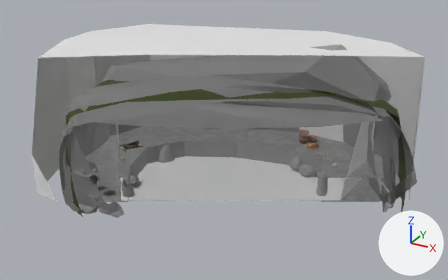
An edit to the glTF model models/Dolmen2.gltf, drawn before and after from the same camera.
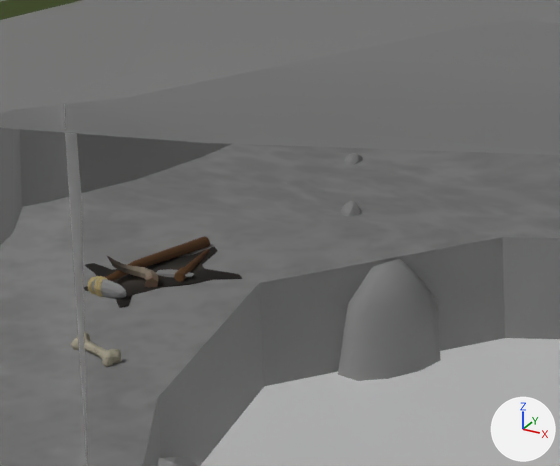
Each version is shown whole from a camera (50 mm lens) standing at (-20.87, -34.13, 11.34) and looking at (-31.35, -15.08, 1.81), then close up on the part from 24% to 43% of the width and 37% to 63% of the height. Arrows for +X, +Y and +Z are at lower right; the lights stay in place. Everything nearer to the camera than a plane just in front of the edit is cut away. Where no turn or scale is listed for an object, it has been applied to the vertices.

The first close-up shows 'Bone.005', 'Box.002', 'Dolm plane ', 'Hide', 'Stone2.008', 'dolm2'.
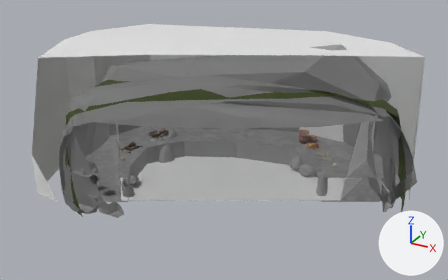
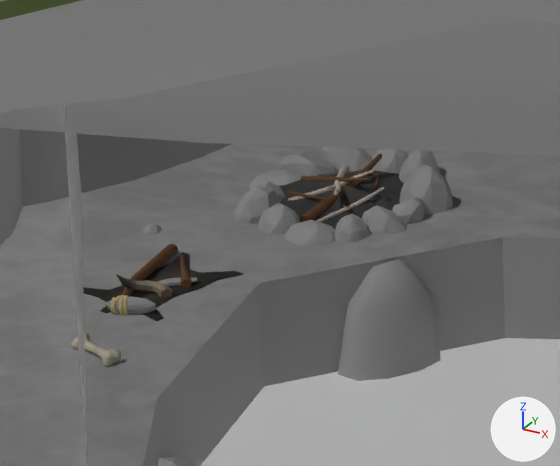
Boxes [x1, y1, x2, y2] around the edits, measured in the close-ups (560 x 466 px):
'Fireplace stones.002', added: after [233, 147, 453, 246]
'Hide', moved, turned: before [84, 236, 242, 308]; after [83, 244, 243, 321]
'Fireplace ashpile.002', added (black): after [279, 170, 404, 229]
'Fireplace branch.010', added (brown): after [300, 154, 382, 222]
'Stone2.008', moved: before [344, 153, 363, 164]; after [143, 223, 162, 235]
'Fireplace branch.011', added: after [301, 176, 371, 182]
'Fireplace branchBirch.008', added: after [317, 187, 384, 222]
'Fireplace branchBirch.006', added: after [288, 170, 374, 200]
'Fireplace branchBirch.007', added: after [325, 164, 350, 195]
'Fireplace branch.013', added: after [287, 190, 326, 200]
'Fireplace branch.012', added: after [374, 173, 380, 190]

The change, as a diff of the scene's bpy script:
```diff
--- a/models/Dolmen2.gltf.py
+++ b/models/Dolmen2.gltf.py
@@ ob_stone2_008 @@
 ob_stone2_008 = bpy.data.objects.new('Stone2.008', me_icosphere_058)
-ob_stone2_008.location = (-35.297, -13.575, 0.919)
+ob_stone2_008.location = (-35.769, -15.198, 0.919)
@@ ob_hide @@
 ob_hide = bpy.data.objects.new('Hide', me_plane_036)
-ob_hide.location = (-35.321, -15.786, 0.949)
-ob_hide.rotation_euler = (3.142, 0.0, -0.616)  # degrees (180, 0, -35)
+ob_hide.location = (-35.2, -15.924, 0.949)
+ob_hide.rotation_euler = (3.142, 0.0, -0.169)  # degrees (180, 0, -9.7)
 ob_hide.scale = (0.509, 0.509, 0.509)
@@ ob_fireplace_branchbirch_008 @@
+ob_fireplace_branchbirch_008 = bpy.data.objects.new('Fireplace branchBirch.008', me_cylinder_090)  # 80 vertices, 156 faces; spans x -0.11..0.13, y -0.259..0.24, z -0.054..0.086; in mat_material_006 (picture img_birch_tex_color)
+ob_fireplace_branchbirch_008.location = (-34.804, -14.371, 0.996)
@@ ob_fireplace_branch_013 @@
+ob_fireplace_branch_013 = bpy.data.objects.new('Fireplace branch.013', me_cylinder_089)  # 36 vertices, 68 faces; spans x -0.172..0.16, y -0.044..0.028, z -0.023..0.036; in mat_material_010 (picture img_beech_tex_color_001)
+ob_fireplace_branch_013.location = (-35.102, -14.39, 1.02)
@@ ob_fireplace_branch_012 @@
+ob_fireplace_branch_012 = bpy.data.objects.new('Fireplace branch.012', me_cylinder_088)  # 36 vertices, 68 faces; spans x -0.107..0.077, y -0.151..0.15, z -0.023..0.036; in mat_material_010 (picture img_beech_tex_color_001)
+ob_fireplace_branch_012.location = (-34.841, -13.962, 1.007)
@@ ob_fireplace_branch_011 @@
+ob_fireplace_branch_011 = bpy.data.objects.new('Fireplace branch.011', me_cylinder_087)  # 36 vertices, 68 faces; spans x -0.284..0.287, y -0.038..0.044, z -0.069..0.09; in mat_material_010 (picture img_beech_tex_color_001)
+ob_fireplace_branch_011.location = (-35.028, -14.183, 1.065)
@@ ob_fireplace_branchbirch_007 @@
+ob_fireplace_branchbirch_007 = bpy.data.objects.new('Fireplace branchBirch.007', me_cylinder_086)  # 128 vertices, 234 faces; spans x -0.208..0.233, y -0.37..0.344, z -0.073..0.131; in mat_material_006 (picture img_birch_tex_color)
+ob_fireplace_branchbirch_007.location = (-35.02, -14.15, 1.034)
@@ ob_fireplace_branchbirch_006 @@
+ob_fireplace_branchbirch_006 = bpy.data.objects.new('Fireplace branchBirch.006', me_cylinder_085)  # 128 vertices, 234 faces; spans x -0.21..0.25, y -0.197..0.18, z -0.089..0.124; in mat_material_006 (picture img_birch_tex_color)
+ob_fireplace_branchbirch_006.location = (-35.028, -14.264, 1.046)
@@ ob_fireplace_stones_002 @@
+ob_fireplace_stones_002 = bpy.data.objects.new('Fireplace stones.002', me_icosphere_042)  # 364 vertices, 560 faces; spans x -0.77..0.66, y -0.77..0.76, z -0.13..0.24; in mat_stone_009 (picture img_stone_tex_color), mat_stone_010 (picture img_stone_tex_color), mat_stone_011 (picture img_stone_tex_color), mat_stone_012 (picture img_stone_tex_color)
+ob_fireplace_stones_002.location = (-34.933, -14.184, 0.979)
@@ ob_fireplace_branch_010 @@
+ob_fireplace_branch_010 = bpy.data.objects.new('Fireplace branch.010', me_cylinder_084)  # 36 vertices, 68 faces; spans x -0.057..0.055, y -0.434..0.442, z -0.083..0.113; in mat_material_010 (picture img_beech_tex_color_001)
+ob_fireplace_branch_010.location = (-34.946, -14.206, 1.019)
@@ ob_fireplace_ashpile_002 @@
+ob_fireplace_ashpile_002 = bpy.data.objects.new('Fireplace ashpile.002', me_mesh_002)  # 40 vertices, 63 faces; spans x -0.599..0.716, y -0.535..0.665, z -0.109..0.066; in mat_ashmat (picture img_ashskull_tex_color)
+ob_fireplace_ashpile_002.location = (-35.016, -14.247, 1.014)
```
